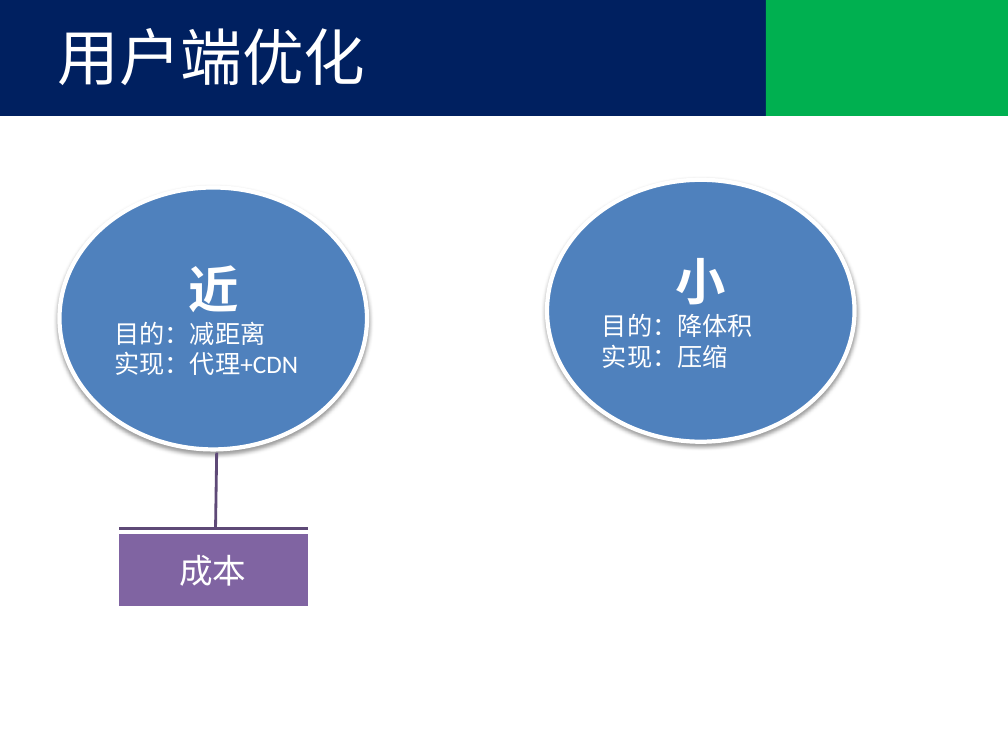
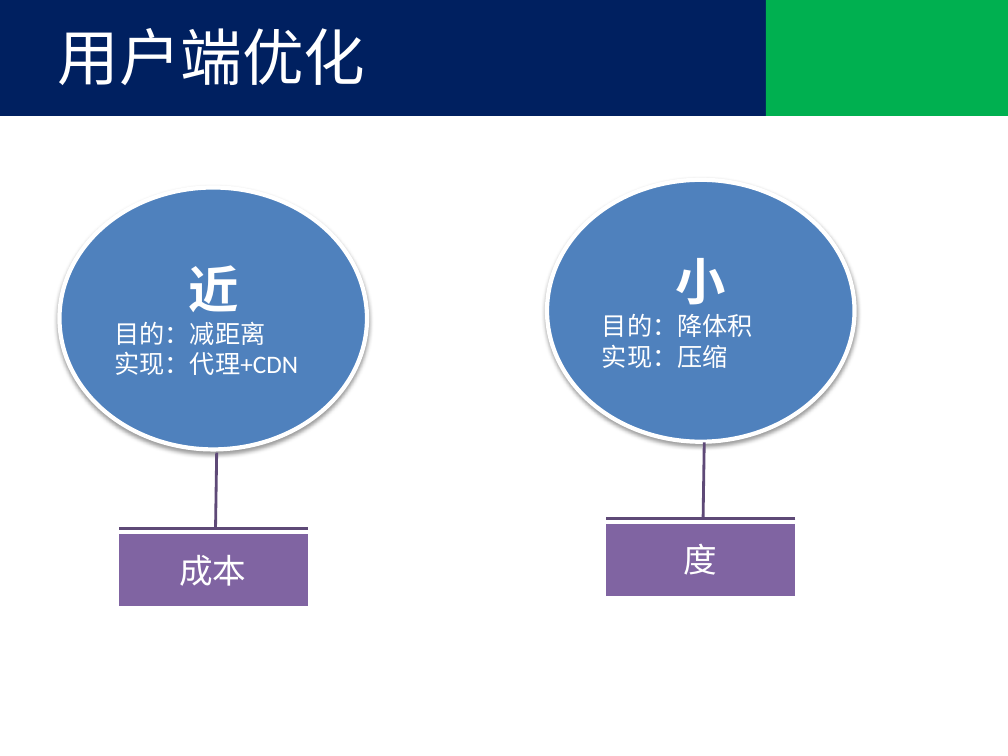
Before and after one commit to tjx222/javatrain, a slide deck: slide 8 of 前端优化.pptx. Drawn at 1008x756 pixels with LibreOffice and Linux fonts; fonts in the diff are those of the drawing; background and template pictures are left out. Boxes give left, top, right and bottom in pixels: in the first picture for what was removed or moved away, otherwise in the second. Text is boxed around its words. In the diff, an @@ line names an element or a change of style, - is before the commit and + after.

Commit message:
add

```diff
--- a/前端优化.pptx
+++ b/前端优化.pptx
@@ accent callout added at <box>606,525,796,596</box>, fill #8064A2, outline #5F4A78 2 pt @@
@@ text added at <box>684,544,718,575</box>, 24 pt, text #FFFFFF @@
+度
```
Also in this commit, not shown: 1 slide removed.
